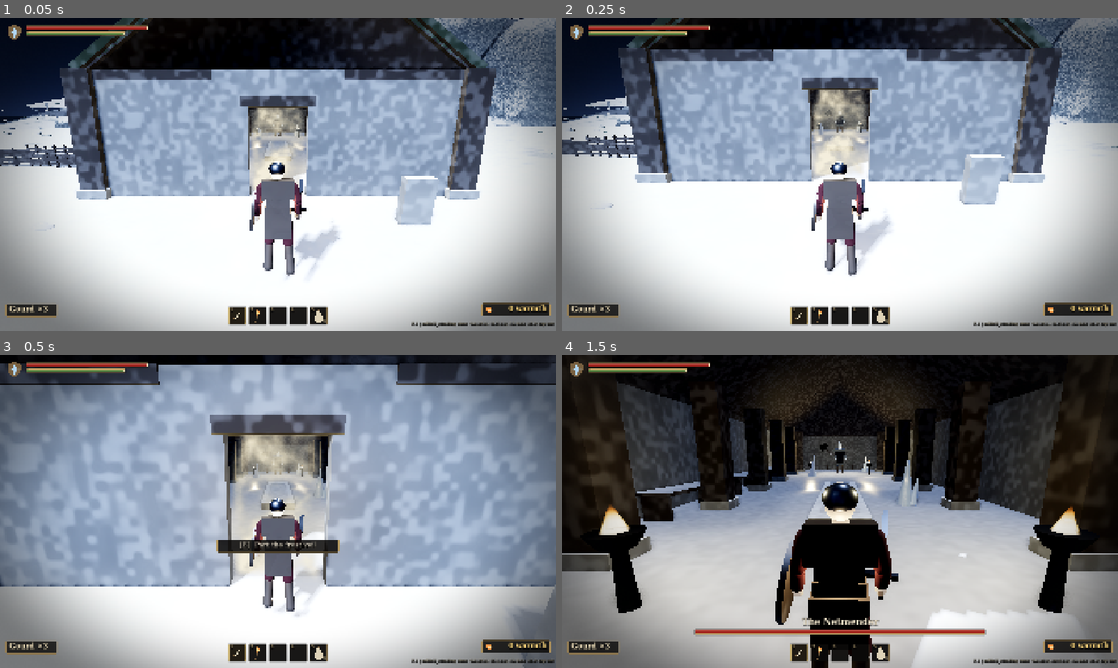
Above: before the commit, frames 1-4 (two rows, left to right).
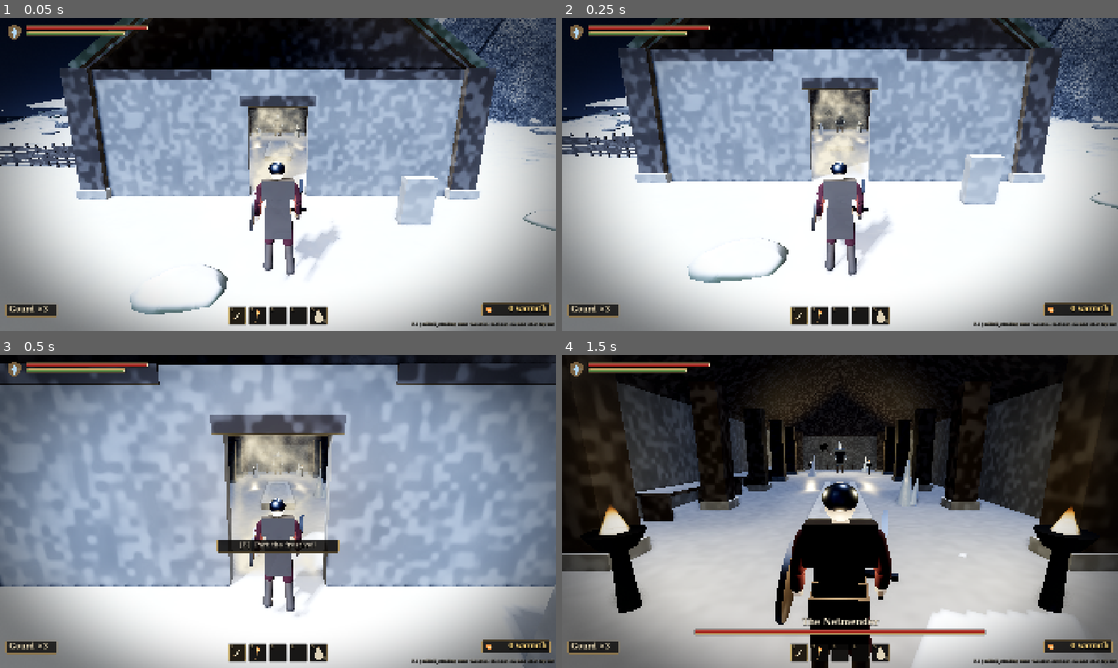
Above: after the commit, the same moments.

Repository: LeviticusFigglebottom/Figglebottom
Game: Godot game, scene res://tools/test/boss_test.tscn
Two runs of this game, one before a commit and one after it. Both use one fixed random seed, a clock stepped at 60 frames per second and the inputs below. This scene is started directly instead of the project's main scene.
Inputs (mouse positions are in pixels of both pictures, inside the frame that each line leads up to):
- Up to frame 1 (0.05 s): no input
- Up to frame 2 (0.25 s): no input
- Up to frame 3 (0.5 s): no input
- Up to frame 4 (1.5 s): tap Enter at 0.5 s; move the mouse to (867, 511) at 0.52 s; hold Right mouse button (block) 0.53-1.28 s; hold W (move_forward) from 0.53 s (still down); click (867, 511) at 0.67 s; move the mouse to (812, 511) at 1.27 s; tap C (attack_heavy) at 1.35 s

The runs differ from the first frame. In frame 1, 3.7% of the frame differs, in the area x 0-100%, y 0-95%; in frame 2, 3.2%; in frame 3, less than 0.1%; in frame 4, nothing differs.

Commit message:
Break up cliff faces, scree fell and switchback walls; darken scatter stone
Co-Authored-By: Claude Opus 5.5 <noreply@anthropic.com>
Claude-Session: https://claude.ai/code/session_01F3vrUNPtFufos1qRX6SLeD

Diff:
--- a/data/areas/saltfell_steading.json
+++ b/data/areas/saltfell_steading.json
@@ -15,9 +15,9 @@
     -12,
     -36
    ],
-   "sun_energy": 2.2,
-   "fog_density": 0.0012,
-   "vol_density": 0.006
+   "sun_energy": 2.3,
+   "fog_density": 0.0008,
+   "vol_density": 0.0032
   },
   "rime": {
    "sun_rot": [
@@ -2110,20 +2110,43 @@
    },
    {
     "kind": "boulder",
-    "count": 70,
+    "count": 40,
+    "region": [
+     -6,
+     40,
+     60,
+     62
+    ],
+    "slope": [
+     0.55,
+     0.95
+    ],
+    "h": [
+     2.8,
+     7.0
+    ],
+    "scale": [
+     0.8,
+     1.7
+    ],
+    "path_max": 0.2
+   },
+   {
+    "kind": "boulder",
+    "count": 14,
     "region": [
      -80,
-     38,
-     60,
-     62
+     40,
+     -66,
+     70
     ],
     "slope": [
-     0.25,
-     0.9
+     0.55,
+     0.95
     ],
     "h": [
-     2.0,
-     15.0
+     2.8,
+     7.0
     ],
     "scale": [
      0.8,
@@ -2160,7 +2183,7 @@
      -96,
      -66,
      60,
-     42
+     30
     ],
     "slope": [
      0.8,
--- a/shaders/terrain.gdshader
+++ b/shaders/terrain.gdshader
@@ -11,9 +11,9 @@
 // The thaw/rime wavefront uses the same StateDirector globals as hall.gdshader.
 // ---------------------------------------------------------------------------
 
-uniform vec3 turf_a : source_color = vec3(0.24, 0.29, 0.13);
-uniform vec3 turf_b : source_color = vec3(0.33, 0.33, 0.16);
-uniform vec3 rock_col : source_color = vec3(0.30, 0.31, 0.28);
+uniform vec3 turf_a : source_color = vec3(0.17, 0.25, 0.08);
+uniform vec3 turf_b : source_color = vec3(0.30, 0.31, 0.13);
+uniform vec3 rock_col : source_color = vec3(0.27, 0.27, 0.28);
 uniform vec3 shingle_col : source_color = vec3(0.46, 0.43, 0.39);
 uniform vec3 path_col : source_color = vec3(0.29, 0.22, 0.15);
 uniform vec3 snow_col : source_color = vec3(0.86, 0.90, 0.96);
@@ -88,8 +88,14 @@
 	// worn path: bare peaty earth with stones
 	vec3 path = path_col * (0.85 + 0.25 * n2) + vec3(0.06) * smoothstep(0.8, 0.95, n3);
 	// rock: banded schist, darker in the folds
-	float band = sin(v_wp.y * 2.3 + n1 * 3.0 + v_wp.x * 0.15) * 0.5 + 0.5;
-	vec3 rock = rock_col * (0.7 + 0.25 * band + 0.25 * n2) * mix(vec3(1.0), vec3(0.92, 1.0, 0.9), n_macro);
+	// schist: tilted bedding broken into blocks, dark joints, pale lichen
+	float bed = sin(v_wp.y * 1.3 + v_wp.x * 0.35 + n1 * 4.0) * 0.5 + 0.5;
+	float blocks = vnoise(vec3(v_wp.x * 0.35, v_wp.y * 0.9, v_wp.z * 0.35));
+	float joint = smoothstep(0.08, 0.0, abs(blocks - 0.5)) + smoothstep(0.9, 0.98, bed) * 0.6;
+	vec3 rock = rock_col * (0.55 + 0.35 * blocks + 0.25 * n2 + 0.12 * bed);
+	rock *= 1.0 - 0.55 * clamp(joint, 0.0, 1.0);
+	rock = mix(rock, vec3(0.52, 0.52, 0.44), smoothstep(0.72, 0.9, n2 * 0.6 + n_macro * 0.5) * 0.45);
+	rock = mix(rock, rock * vec3(0.8, 0.95, 0.75), smoothstep(0.5, 0.8, n_macro) * 0.4);
 
 	vec3 col = turf;
 	col = mix(col, shingle, clamp(v_col.r * 1.2 - n3 * 0.15, 0.0, 1.0));
@@ -120,7 +126,7 @@
 	rgh = mix(rgh, 0.55, snow * rime);
 	ROUGHNESS = rgh;
 	SPECULAR = mix(0.35, 0.55, snow * rime);
-	AO = mix(1.0, 0.75 + 0.25 * n1, rock_w);
+	AO = mix(1.0, 0.6 + 0.4 * blocks, rock_w);
 
 	vec3 emis = vec3(0.0);
 	float edge = wave_edge(v_wp);
--- a/src/ui/title_screen.gd
+++ b/src/ui/title_screen.gd
@@ -14,9 +14,10 @@
 
 ## One stop per quarter: a slow dolly from -> to, eyes fixed on look.
 const STOPS := [
-	{"id": "saltfell_steading", "from": Vector3(-14.0, 5.0, 26.0), "to": Vector3(6.0, 4.0, 22.0), "look": Vector3(0, 1.6, 0)},
-	{"id": "saltfell_steading", "from": Vector3(10.0, 2.4, -14.0), "to": Vector3(-6.0, 2.6, -18.0), "look": Vector3(0, 2.0, -28)},
-	{"id": "saltfell_steading", "from": Vector3(12.0, 6.0, 10.0), "to": Vector3(-12.0, 6.0, 8.0), "look": Vector3(0, 0.5, -6)},
+	# the Strand from the water's edge, the yard from the path top, the hills
+	{"id": "saltfell_steading", "from": Vector3(-24.0, 4.0, 82.0), "to": Vector3(-6.0, 4.5, 80.0), "look": Vector3(20, 6.0, 52)},
+	{"id": "saltfell_steading", "from": Vector3(-36.0, 26.0, 28.0), "to": Vector3(-24.0, 26.5, 24.0), "look": Vector3(0, 23.0, -20)},
+	{"id": "saltfell_steading", "from": Vector3(16.0, 26.0, -26.0), "to": Vector3(-14.0, 26.0, -26.0), "look": Vector3(0, 30.0, -130)},
 ]
 const STOP_T := 11.0
 
--- a/src/world/scatter.gd
+++ b/src/world/scatter.gd
@@ -212,10 +212,10 @@
 	var m: Mesh
 	match kind:
 		"rock": m = _rock_mesh(0.55, 11, "M_stone_dark", mode)
-		"boulder": m = _rock_mesh(1.0, 23, "M_stone", mode)
+		"boulder": m = _rock_mesh(1.0, 23, "M_stone_dark", mode)
 		"hummock": m = _rock_mesh(0.7, 5, "M_turf", mode, 0.45)
 		"ice_floe": m = _rock_mesh(1.0, 31, "M_ice", mode, 0.3)
-		"standing_stone": m = _box_stack([[Vector3(0.8, 2.7, 0.45), Vector3(0, 1.3, 0), Vector3(0, 0, 3)]], "M_stone", mode)
+		"standing_stone": m = _box_stack([[Vector3(0.8, 2.7, 0.45), Vector3(0, 1.3, 0), Vector3(0, 0, 3)]], "M_stone_dark", mode)
 		"driftwood": m = _driftwood(mode)
 		"peat_stack": m = _peat(mode)
 		"stone_fence": m = _drystone(mode)
Binary file changed: data/terrain/saltfell_far.bin
Binary file changed: data/terrain/saltfell_h.bin
Binary file changed: data/terrain/saltfell_splat.bin
Not shown, added: docs/decisions/0004-saltfell-one-area.md
